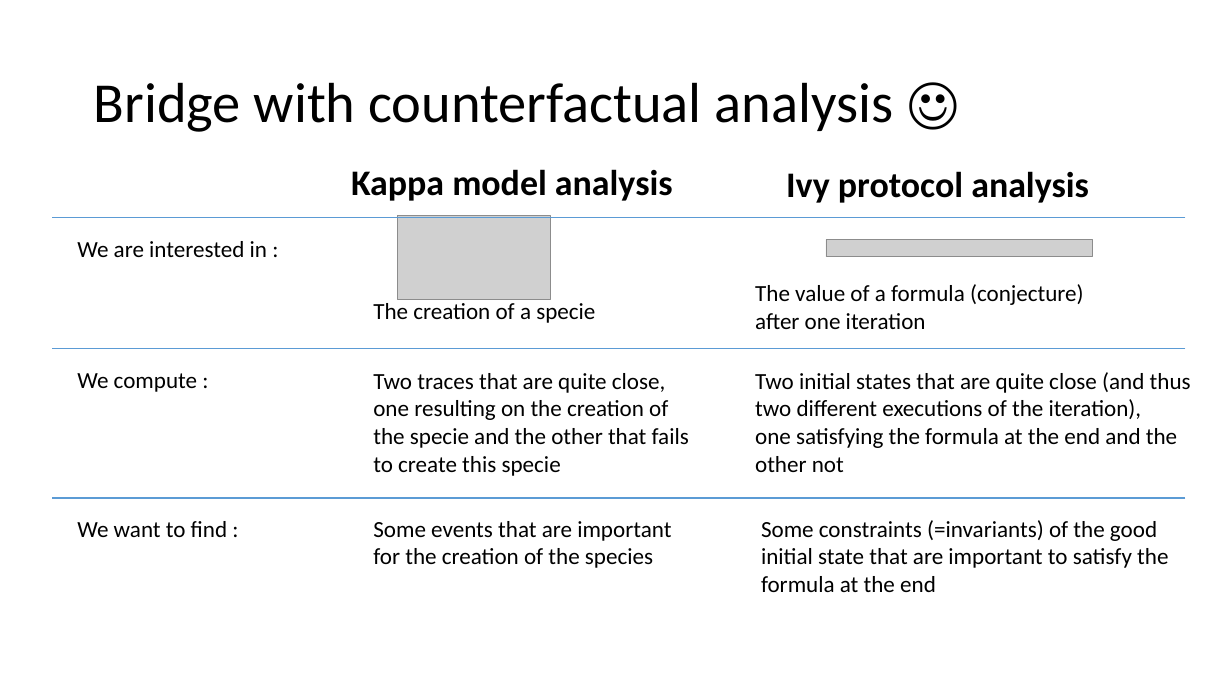
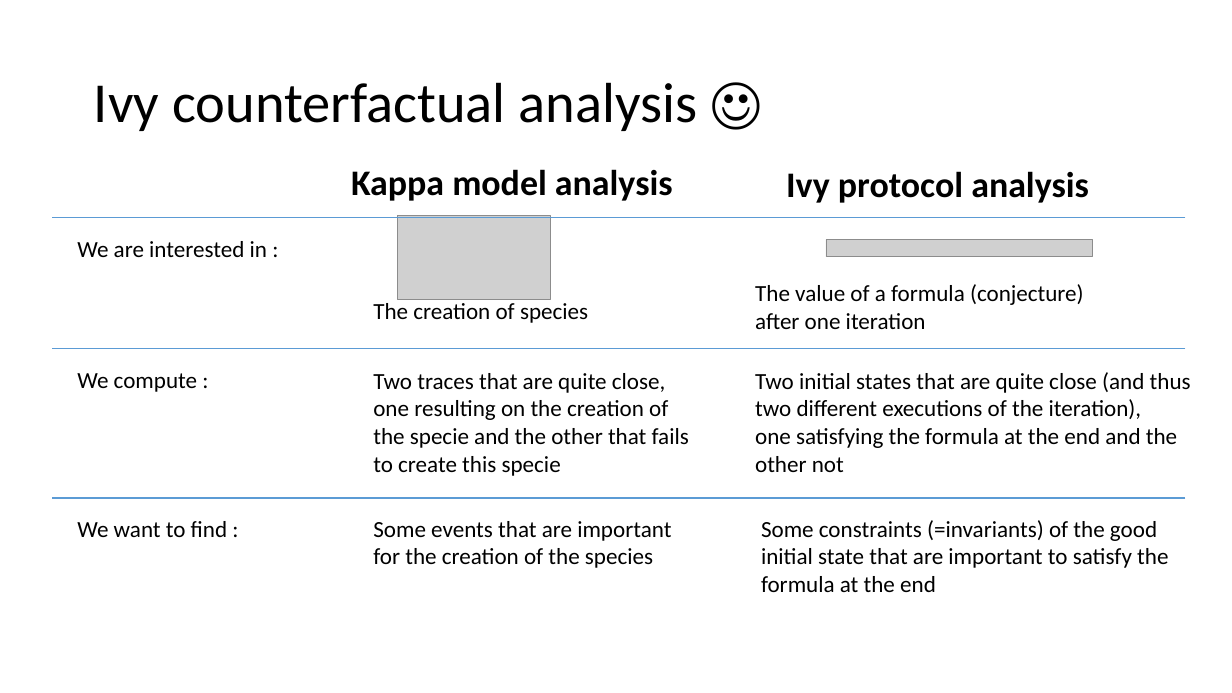
Before and after one commit to tjhance/ivy-research, a slide deck: slide 13 of interactive_proof/counterexample_generalization.pptx (slide 21 before the commit). Drawn at 1232x693 pixels with LibreOffice and Linux fonts; fonts in the diff are those of the drawing; grey boxes stand for pictures. Boxes give left, top, right and bottom in pixels: in the first picture for what was removed or moved away, otherwise in the second. Text is boxed around its words. In the diff, an @@ line names an element or a change of style, - is before the commit and + after.

```diff
--- a/interactive_proof/counterexample_generalization.pptx
+++ b/interactive_proof/counterexample_generalization.pptx
@@ title at (94, 82, 697, 131): text changed @@
-Bridge with counterfactual analysis ☺
+Ivy counterfactual analysis ☺
@@ text at (373, 303, 588, 323): text changed @@
-The creation of a specie
+The creation of species
```
Also in this commit, not shown: 3 other slides changed, 6 slides added, 2 slides removed.
